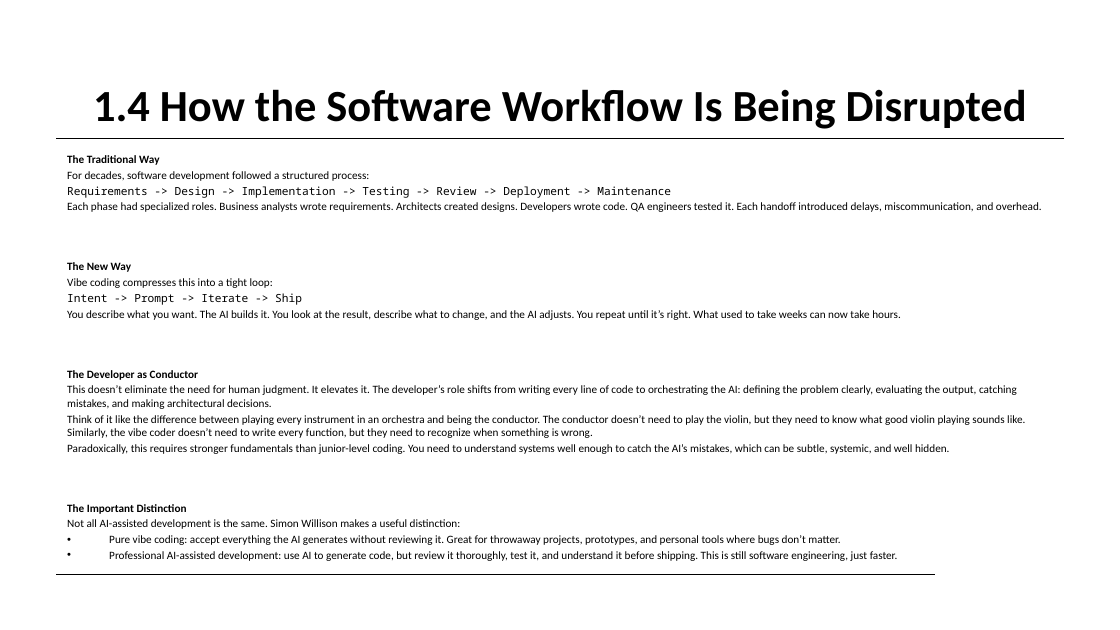
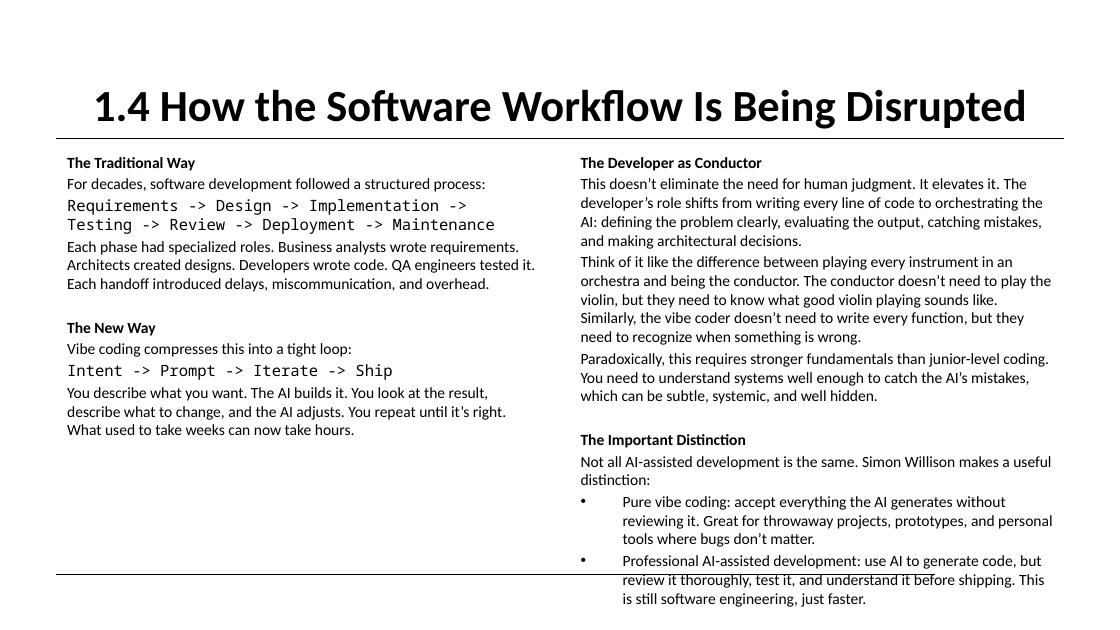
Before and after one commit to ralphke/Agentic-Coding, a slide deck: slide 8 of build/vibe-to-live-deck.pptx. Drawn at 1120x630 pixels with LibreOffice and Linux fonts; fonts in the diff are those of the drawing; background and template pictures are left out. Boxes give left, top, right and bottom in pixels: in the first picture for what was removed or moved away, otherwise in the second. Text is boxed around its words. In the diff, an @@ line names an element or a change of style, - is before the commit and + after.

```diff
--- a/build/vibe-to-live-deck.pptx
+++ b/build/vibe-to-live-deck.pptx
@@ text "The Traditional Way" at [67, 157, 536, 435]: size 7.2 to 10 pt; less space between paragraphs @@
@@ text added at [581, 157, 1052, 569], 10 pt, text #000000 @@
+The Developer as Conductor
+This doesn’t eliminate the need for human judgment. It elevates it. The developer’s role shifts from writing every line of code to orchestrating the AI: defining the problem clearly, evaluating the output, catching mistakes, and making architectural decisions.
+Think of it like the difference between playing every instrument in an orchestra and being the conductor. The conductor doesn’t need to play the violin, but they need to know what good violin playing sounds like. Similarly, the vibe coder doesn’t need to write every function, but they need to recognize when something is wrong.
+Paradoxically, this requires stronger fundamentals than junior-level coding. You need to understand systems well enough to catch the AI’s mistakes, which can be subtle, systemic, and well hidden.
+The Important Distinction
+Not all AI-assisted development is the same. Simon Willison makes a useful distinction:
+• Pure vibe coding: accept everything the AI generates without reviewing it. Great for throwaway projects, prototypes, and personal tools where bugs don’t matter.
+• Professional AI-assisted development: use AI to generate code, but review it thoroughly, test it, and understand it before shipping. This is still software engineering, just faster.
@@ text at [67, 370, 1025, 561]: paragraphs removed @@
-The Developer as Conductor
-This doesn’t eliminate the need for human judgment. It elevates it. The developer’s role shifts from writing every line of code to orchestrating the AI: defining the problem clearly, evaluating the output, catching mistakes, and making architectural decisions.
-Think of it like the difference between playing every instrument in an orchestra and being the conductor. The conductor doesn’t need to play the violin, but they need to know what good violin playing sounds like. Similarly, the vibe coder doesn’t need to write every function, but they need to recognize when something is wrong.
-Paradoxically, this requires stronger fundamentals than junior-level coding. You need to understand systems well enough to catch the AI’s mistakes, which can be subtle, systemic, and well hidden.
-The Important Distinction
-Not all AI-assisted development is the same. Simon Willison makes a useful distinction:
-• Pure vibe coding: accept everything the AI generates without reviewing it. Great for throwaway projects, prototypes, and personal tools where bugs don’t matter.
-• Professional AI-assisted development: use AI to generate code, but review it thoroughly, test it, and understand it before shipping. This is still software engineering, just faster.
```
Also in this commit, not shown: 31 other slides changed, 7 slides removed, 17 other files.
